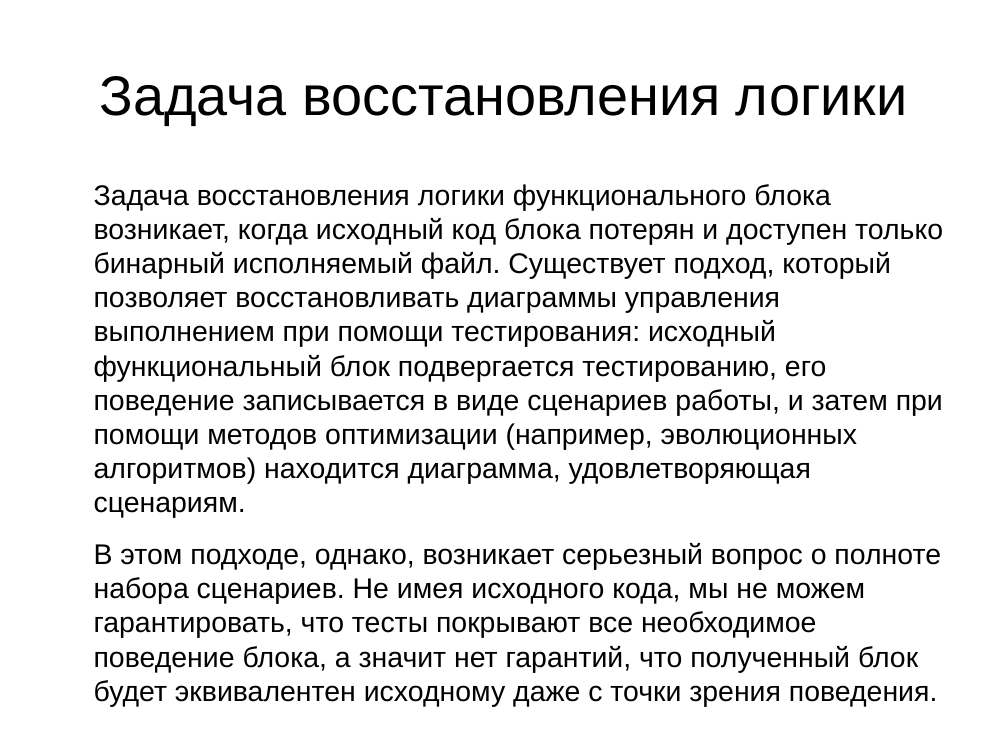
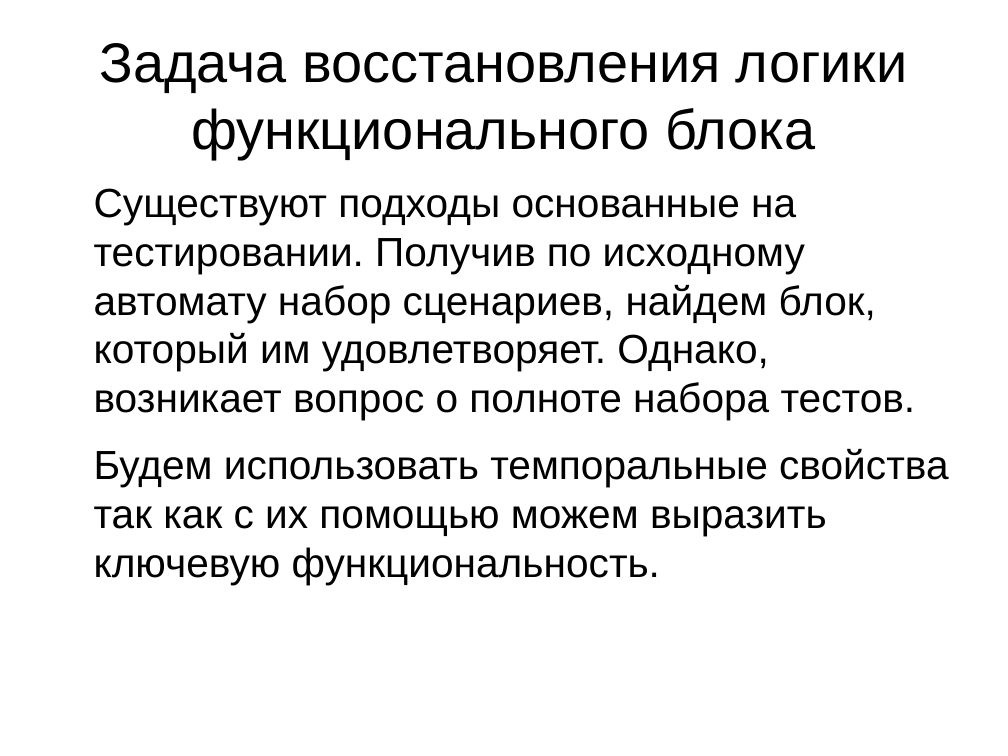
Before and after one commit to V1489Cygni/spec2fb, a slide deck: slide 6 of Presentation.odp (slide 2 before the commit). Drawn at 1008x756 pixels with LibreOffice and Linux fonts; fonts in the diff are those of the drawing. Boxes give left, top, right and bottom in pixels: in the first picture for what was removed or moved away, otherwise in the second. Text is boxed around its words. In the diff, an @@ line names an element or a change of style, - is before the commit and + after.

Commit message:
Presentation

```diff
--- a/Presentation.odp
+++ b/Presentation.odp
@@ title at (99, 43, 907, 159): text changed @@
-Задача восстановления логики
+Задача восстановления логики функционального блока
@@ text at (94, 188, 949, 584): text changed; size 22.4 to 32 pt @@
-Задача восстановления логики функционального блока возникает, когда исходный код блока потерян и доступен только бинарный исполняемый файл. Существует подход, который позволяет восстановливать диаграммы управления выполнением при помощи тестирования: исходный функциональный блок подвергается тестированию, его поведение записывается в виде сценариев работы, и затем при помощи методов оптимизации (например, эволюционных алгоритмов) находится диаграмма, удовлетворяющая сценариям.
-В этом подходе, однако, возникает серьезный вопрос о полноте набора сценариев. Не имея исходного кода, мы не можем гарантировать, что тесты покрывают все необходимое поведение блока, а значит нет гарантий, что полученный блок будет эквивалентен исходному даже с точки зрения поведения.
+Существуют подходы основанные на тестировании. Получив по исходному автомату набор сценариев, найдем блок, который им удовлетворяет. Однако, возникает вопрос о полноте набора тестов.
+Будем использовать темпоральные свойства так как с их помощью можем выразить ключевую функциональность.
```
Also in this commit, not shown: 7 other slides changed, 9 slides added, 16 slides removed, 3 other files.
